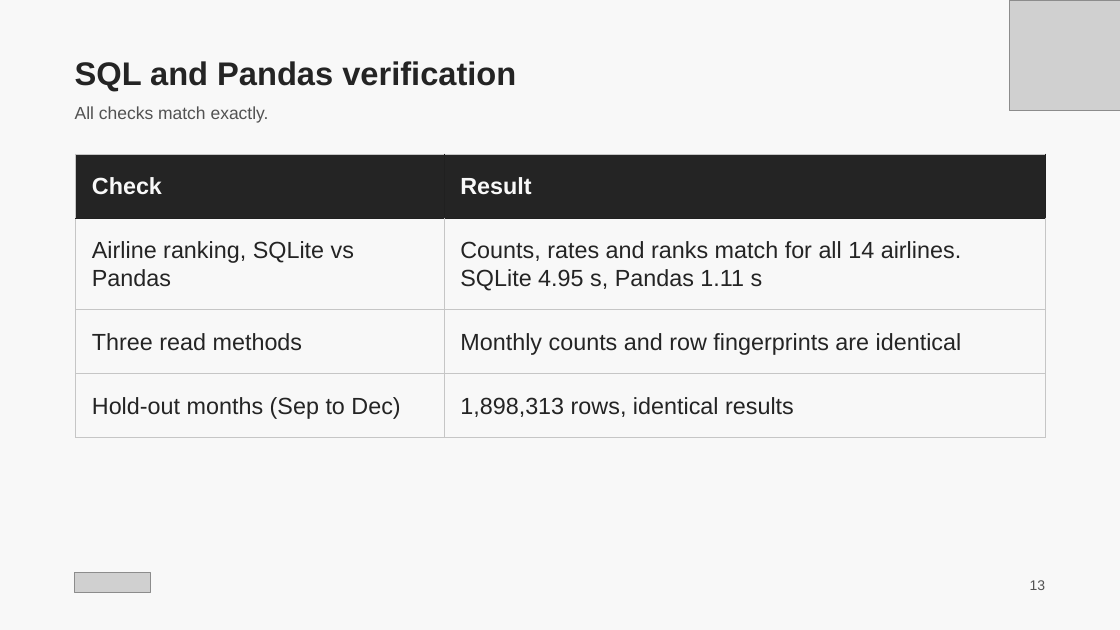
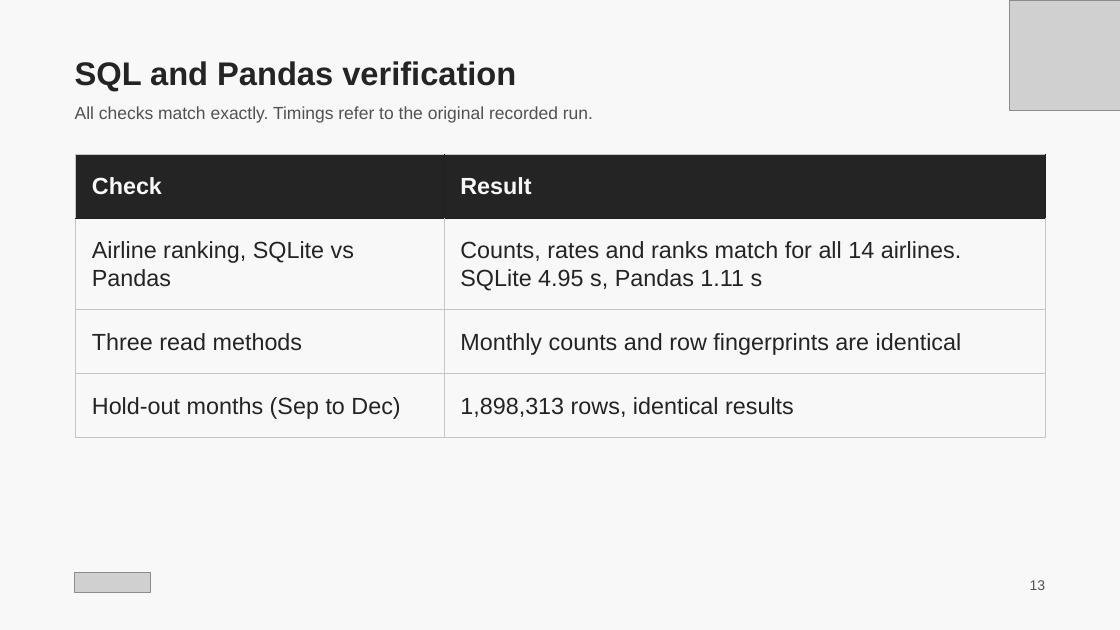
Before and after one commit to aknazar47/Programming-Final-Flights, a slide deck: slide 13 of submission/Flight Delays and Cancellations.pptx. Drawn at 1120x630 pixels with LibreOffice and Linux fonts; fonts in the diff are those of the drawing; grey boxes stand for pictures. Boxes give left, top, right and bottom in pixels: in the first picture for what was removed or moved away, otherwise in the second. Text is boxed around its words. In the diff, an @@ line names an element or a change of style, - is before the commit and + after.

Commit message:
Update final report with APA references and statistical presentation

```diff
--- a/submission/Flight Delays and Cancellations.pptx
+++ b/submission/Flight Delays and Cancellations.pptx
@@ text at box(75, 106, 593, 123): text changed @@
-All checks match exactly.
+All checks match exactly. Timings refer to the original recorded run.
```
Also in this commit, not shown: 6 other slides changed, 4 slides added, 1 other file.
